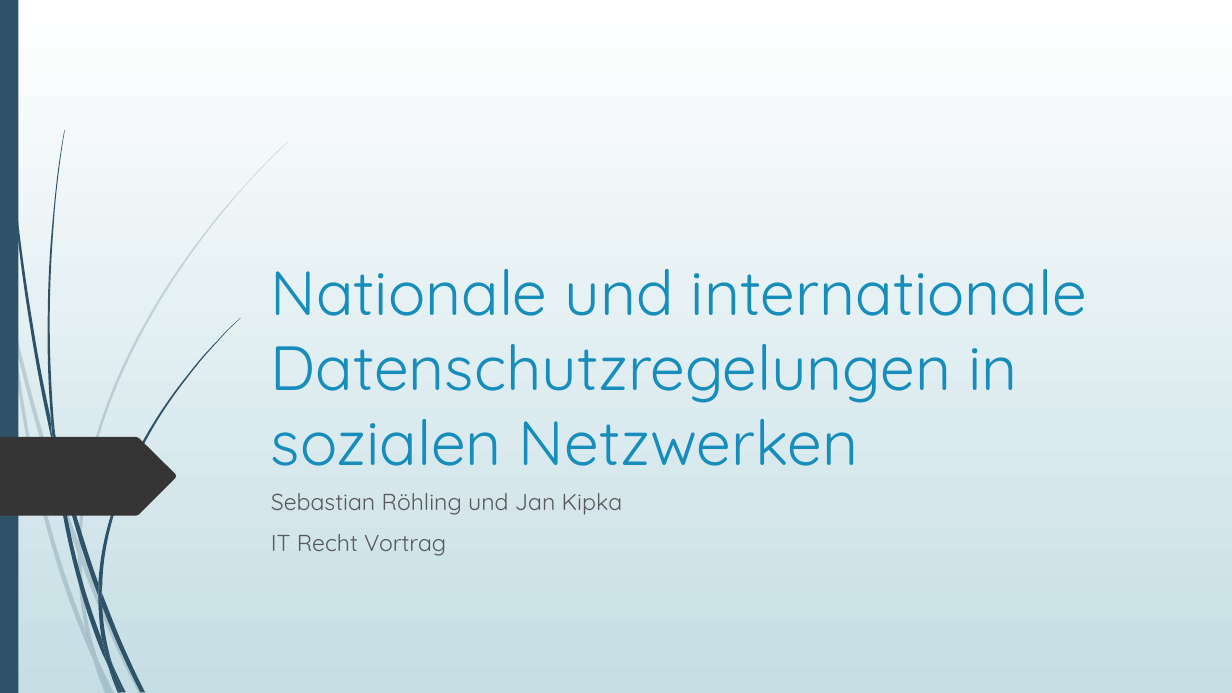
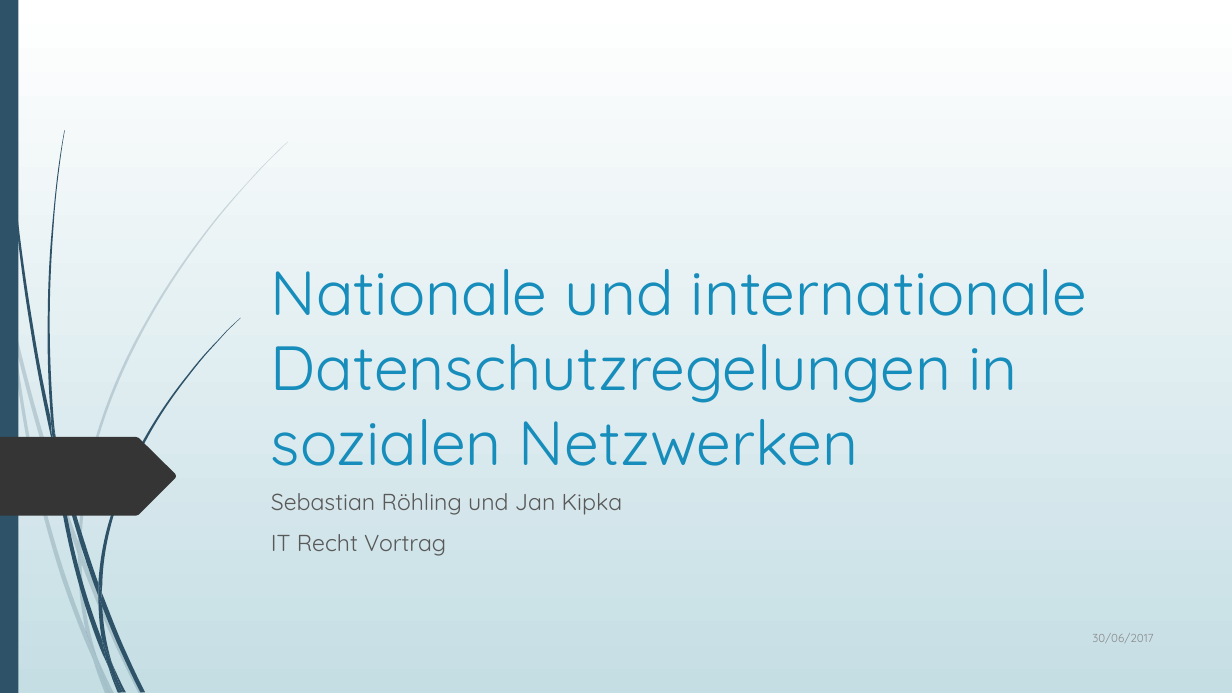
Before and after one commit to Jerobeam/Datenschutz-in-sozialen-Netzwerken, a slide deck: slide 1 of Praesentation/Nationale und internationale Datenschutzregelungen in sozialen Netzwerken.pptx. Drawn at 1232x693 pixels with LibreOffice and Linux fonts; fonts in the diff are those of the drawing. Boxes give left, top, right and bottom in pixels: in the first picture for what was removed or moved away, otherwise in the second. Text is boxed around its words. In the diff, an @@ line names an element or a change of style, - is before the commit and + after.

```diff
--- a/Praesentation/Nationale und internationale Datenschutzregelungen in sozialen Netzwerken.pptx
+++ b/Praesentation/Nationale und internationale Datenschutzregelungen in sozialen Netzwerken.pptx
@@ text added at box(1092, 633, 1153, 643), 9 pt, text #8C8C8C @@
+30/06/2017
```
Also in this commit, not shown: 3 other slides changed, 17 slides added, 1 other file.
